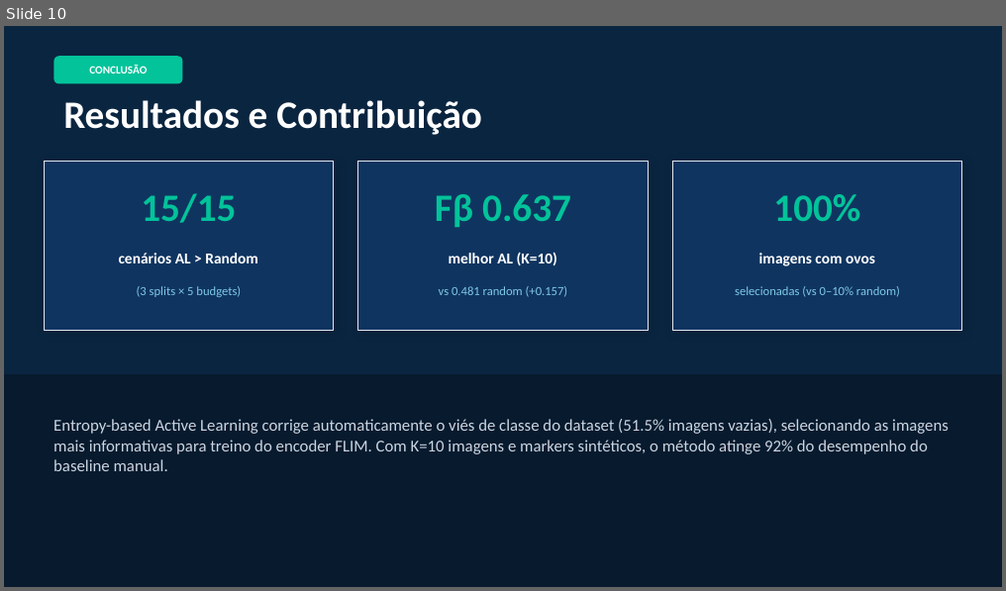
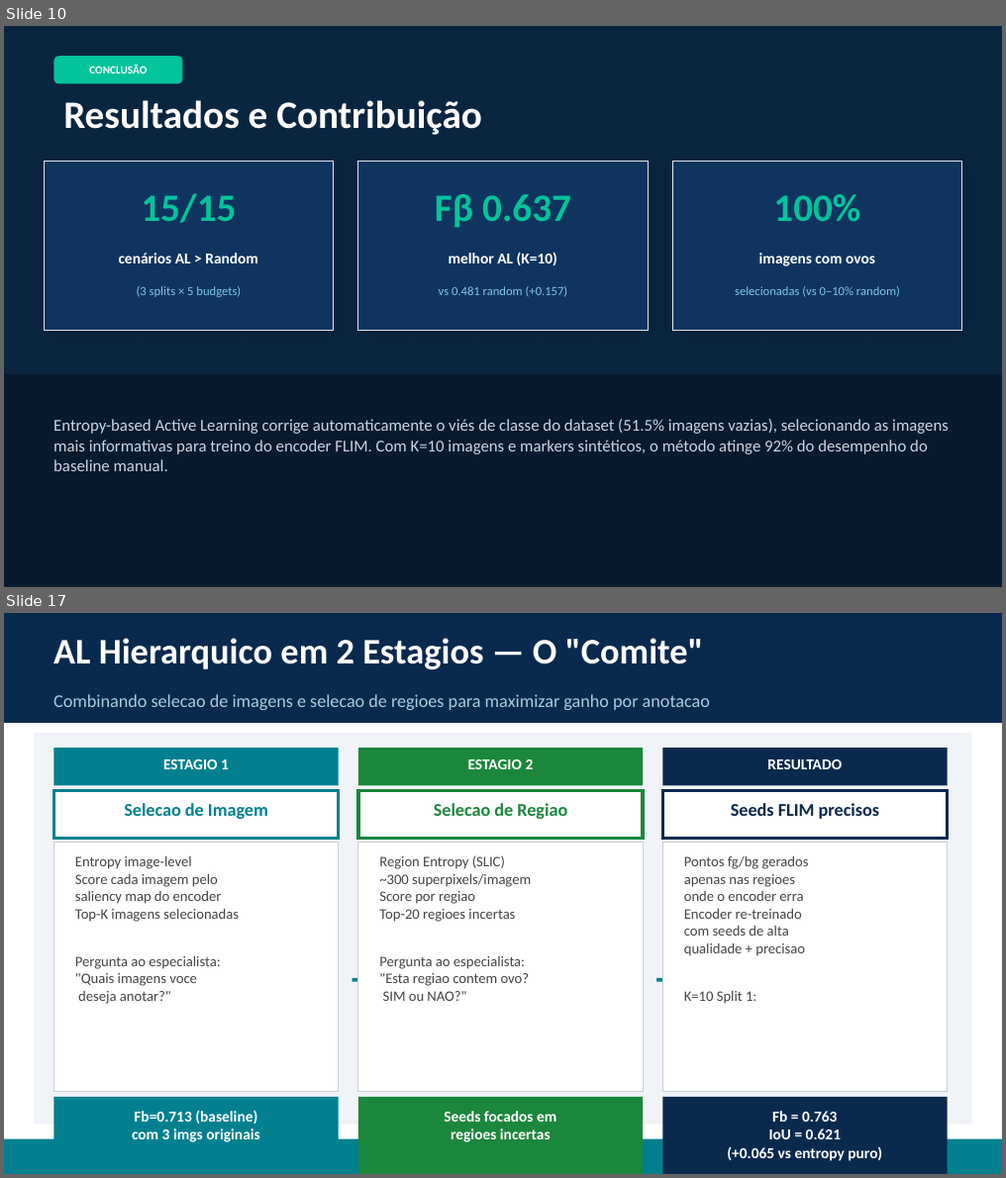
Before and after one commit to DanielGaletti/flim-python-demo, a slide deck: FLIM_AL_Apresentacao.pptx. Shown one above the other, each under a label of ours: slide 10 before the commit, slides 10 and 17 after it; the slides between them are not shown. The pictures are 1006x591 and 1006x1178 pixels, drawn with LibreOffice and Linux fonts; fonts in the diff are those of the drawing. Boxes give left, top, right and bottom in pixels: in the first picture for what was removed or moved away, otherwise in the second. Text is boxed around its words. In the diff, an @@ line names an element or a change of style, - is before the commit and + after.

Commit message:
feat: benchmark multi-dataset + region_bald (committee BALD) + IoU em todos os métodos

```diff
--- a/FLIM_AL_Apresentacao.pptx
+++ b/FLIM_AL_Apresentacao.pptx
@@ slide 17 added at (x1=4, y1=613, x2=1002, y2=1174), background #FFFFFF @@
@@ rectangle added at (x1=4, y1=613, x2=1002, y2=723), fill #0A294E @@
@@ text added at (x1=54, y1=638, x2=704, y2=669), 26 pt, text #FFFFFF, bold @@
+AL Hierarquico em 2 Estagios — O "Comite"
@@ text added at (x1=54, y1=694, x2=710, y2=710), 13 pt, text #AACCDD @@
+Combinando selecao de imagens e selecao de regioes para maximizar ganho por anotacao
@@ rectangle added at (x1=34, y1=733, x2=972, y2=1124), fill #F0F4F8 @@
@@ rectangle added at (x1=54, y1=748, x2=339, y2=785), fill #028090 @@
@@ text added at (x1=163, y1=760, x2=229, y2=769), 11 pt, text #FFFFFF, bold @@
+ESTAGIO 1
@@ rectangle added at (x1=358, y1=748, x2=643, y2=785), fill #1B873C @@
@@ text added at (x1=468, y1=760, x2=534, y2=769), 11 pt, text #FFFFFF, bold @@
+ESTAGIO 2
@@ rectangle added at (x1=662, y1=748, x2=947, y2=785), fill #0A294E @@
@@ text added at (x1=767, y1=760, x2=842, y2=769), 11 pt, text #FFFFFF, bold @@
+RESULTADO
@@ rectangle added at (x1=54, y1=790, x2=339, y2=839), fill #FFFFFF, outline #028090 2.5 pt @@
@@ rectangle added at (x1=358, y1=790, x2=643, y2=839), fill #FFFFFF, outline #1B873C 2.5 pt @@
@@ rectangle added at (x1=662, y1=790, x2=947, y2=839), fill #FFFFFF, outline #0A294E 2.5 pt @@
@@ text added at (x1=124, y1=803, x2=268, y2=819), 13 pt, text #028090, bold @@
+Selecao de Imagem
@@ text added at (x1=434, y1=803, x2=567, y2=819), 13 pt, text #1B873C, bold @@
+Selecao de Regiao
@@ text added at (x1=731, y1=803, x2=879, y2=819), 13 pt, text #0A294E, bold @@
+Seeds FLIM precisos
@@ rectangle added at (x1=54, y1=843, x2=339, y2=1092), fill #FFFFFF, outline #CCCCCC 0.5 pt @@
@@ rectangle added at (x1=358, y1=843, x2=643, y2=1092), fill #FFFFFF, outline #CCCCCC 0.5 pt @@
@@ rectangle added at (x1=662, y1=843, x2=947, y2=1092), fill #FFFFFF, outline #CCCCCC 0.5 pt @@
@@ text added at (x1=75, y1=857, x2=239, y2=1004), 10.5 pt, text #444444 @@
+Entropy image-level
+Score cada imagem pelo
+saliency map do encoder
+Top-K imagens selecionadas
+Pergunta ao especialista:
+"Quais imagens voce
+deseja anotar?"
@@ text added at (x1=379, y1=856, x2=531, y2=1001), 10.5 pt, text #444444 @@
+Region Entropy (SLIC)
+~300 superpixels/imagem
+Score por regiao
+Top-20 regioes incertas
+Pergunta ao especialista:
+"Esta regiao contem ovo?
+SIM ou NAO?"
@@ text added at (x1=684, y1=857, x2=809, y2=1004), 10.5 pt, text #444444 @@
+Pontos fg/bg gerados
+apenas nas regioes
+onde o encoder erra
+Encoder re-treinado
+com seeds de alta
+qualidade + precisao
+K=10 Split 1:
@@ text added at (x1=342, y1=953, x2=373, y2=1002), 24 pt, text #028090, bold @@
+→
@@ text added at (x1=646, y1=953, x2=677, y2=1002), 24 pt, text #028090, bold @@
+→
@@ rectangle added at (x1=54, y1=1097, x2=339, y2=1174), fill #028090 @@
@@ text added at (x1=132, y1=1110, x2=259, y2=1143), 11 pt, text #FFFFFF, bold @@
+Fb=0.713 (baseline)
+com 3 imgs originais
@@ rectangle added at (x1=358, y1=1097, x2=643, y2=1174), fill #1B873C @@
@@ text added at (x1=444, y1=1111, x2=556, y2=1143), 11 pt, text #FFFFFF, bold @@
+Seeds focados em
+regioes incertas
@@ rectangle added at (x1=662, y1=1097, x2=947, y2=1174), fill #0A294E @@
@@ text added at (x1=727, y1=1111, x2=882, y2=1161), 11 pt, text #FFFFFF, bold @@
+Fb = 0.763
+IoU = 0.621
+(+0.065 vs entropy puro)
@@ rectangle added at (x1=4, y1=1140, x2=1002, y2=1174), fill #028090 @@
```
Also in this commit, not shown: 2 slides changed, 6 other slides added, 6 other files.
